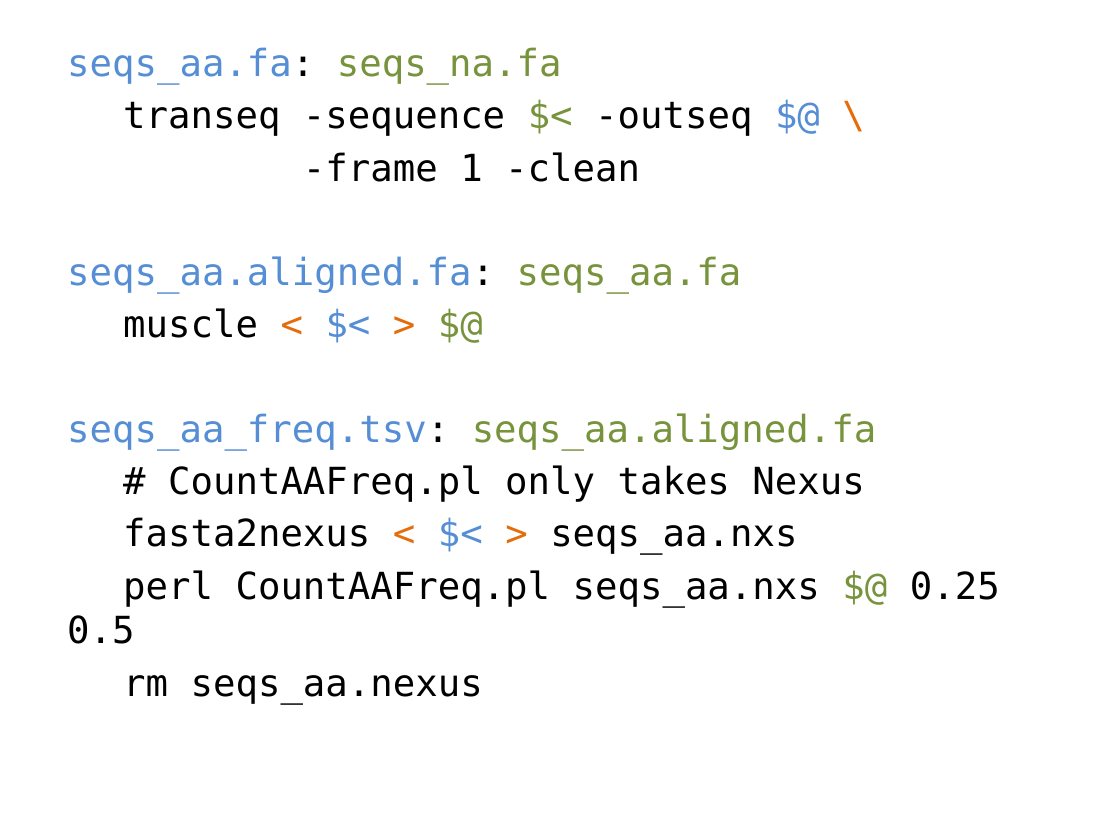
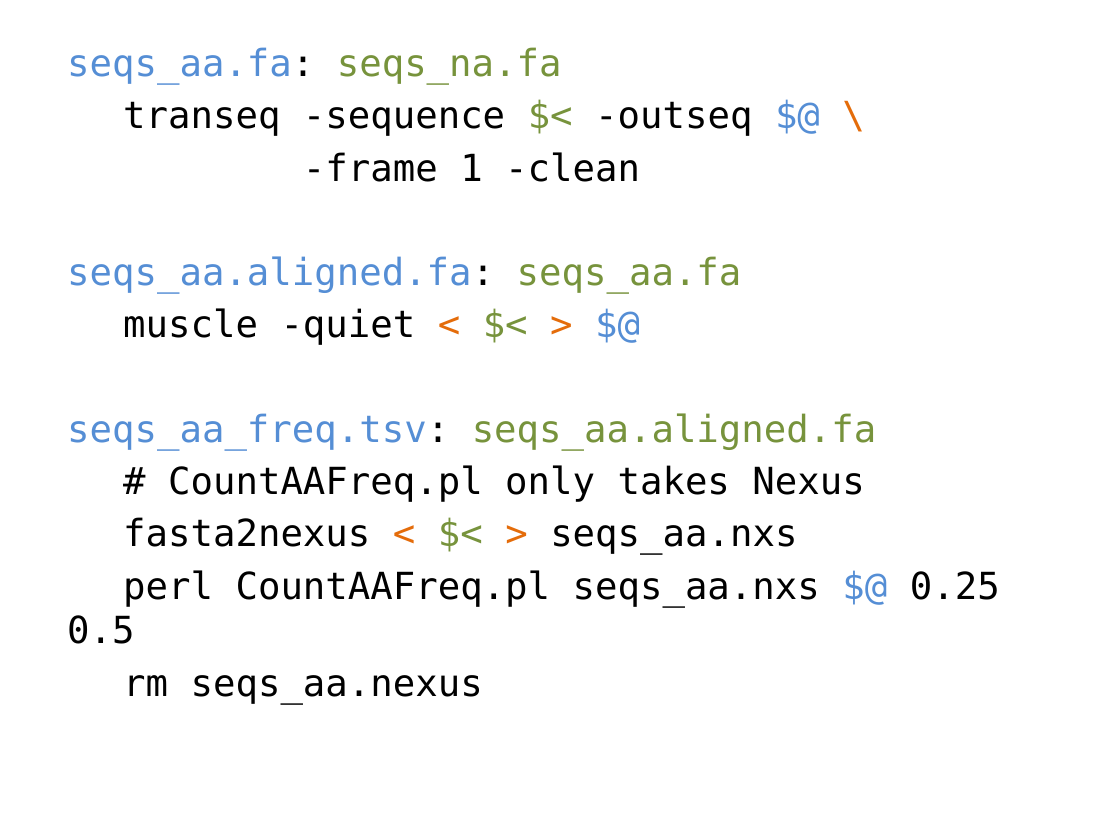
Before and after one commit to tsibley/Workflows-and-Parallel-Processing, a slide deck: slide 9 of CBG-2014-05-06.pptx (slide 8 before the commit). Drawn at 1120x840 pixels with LibreOffice and Linux fonts; fonts in the diff are those of the drawing. Boxes give left, top, right and bottom in pixels: in the first picture for what was removed or moved away, otherwise in the second. Text is boxed around its words. In the diff, an @@ line names an element or a change of style, - is before the commit and + after.

```diff
--- a/CBG-2014-05-06.pptx
+++ b/CBG-2014-05-06.pptx
@@ text at bbox=[123, 308, 416, 345]: text changed @@
-muscle < $< > $@
+muscle -quiet < $< > $@
@@ text at bbox=[67, 517, 1000, 644]: text colour #558ED5 to #77933C in "$<"; text colour #77933C to #558ED5 in "$@" @@
```
Also in this commit, not shown: 11 other slides changed, 5 slides added.
